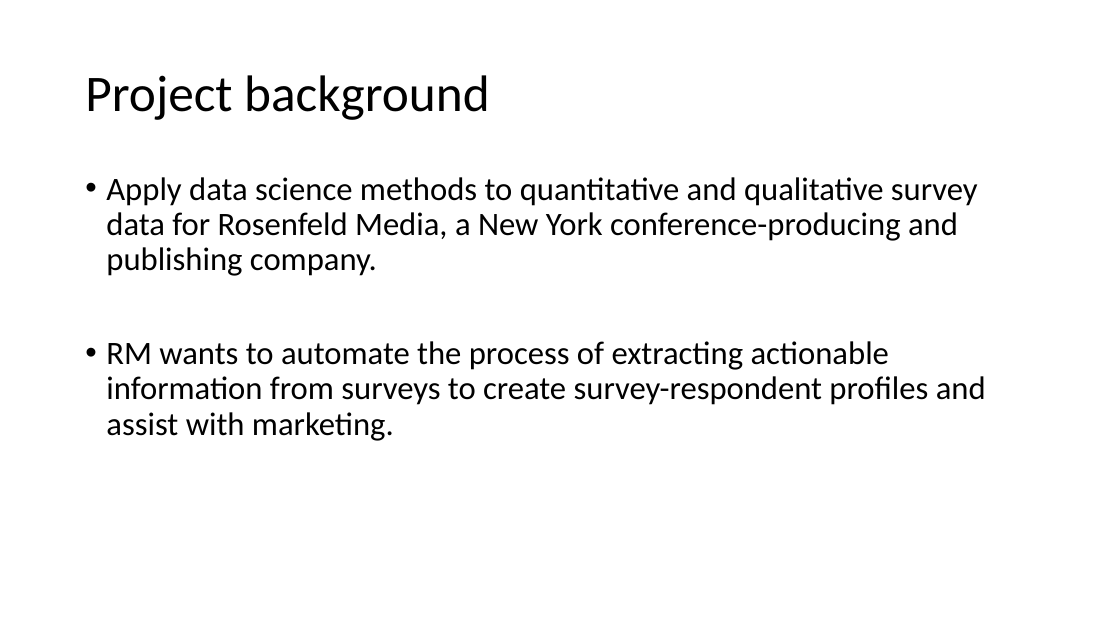
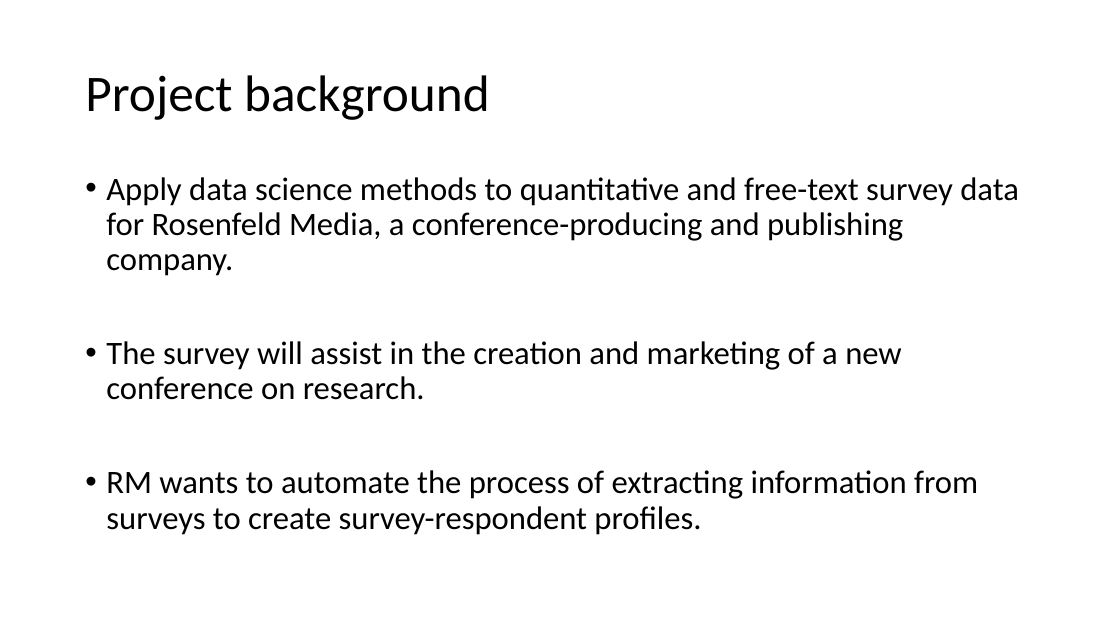
Before and after one commit to PersonaPredicta/Survey_Says..., a slide deck: slide 2 of New_personas.pptx. Drawn at 1120x630 pixels with LibreOffice and Linux fonts; fonts in the diff are those of the drawing. Boxes give left, top, right and bottom in pixels: in the first picture for what was removed or moved away, otherwise in the second. Text is boxed around its words. In the diff, an @@ line names an element or a change of style, - is before the commit and + after.

```diff
--- a/New_personas.pptx
+++ b/New_personas.pptx
@@ text at (x1=106, y1=177, x2=1019, y2=535): text changed @@
-• Apply data science methods to quantitative and qualitative survey data for Rosenfeld Media, a New York conference-producing and publishing company.
-• RM wants to automate the process of extracting actionable information from surveys to create survey-respondent profiles and assist with marketing.
+• Apply data science methods to quantitative and free-text survey data for Rosenfeld Media, a conference-producing and publishing company.
+• The survey will assist in the creation and marketing of a new conference on research.
+• RM wants to automate the process of extracting information from surveys to create survey-respondent profiles.
```
Also in this commit, not shown: 6 other slides changed, 3 slides added, 2 slides removed.
